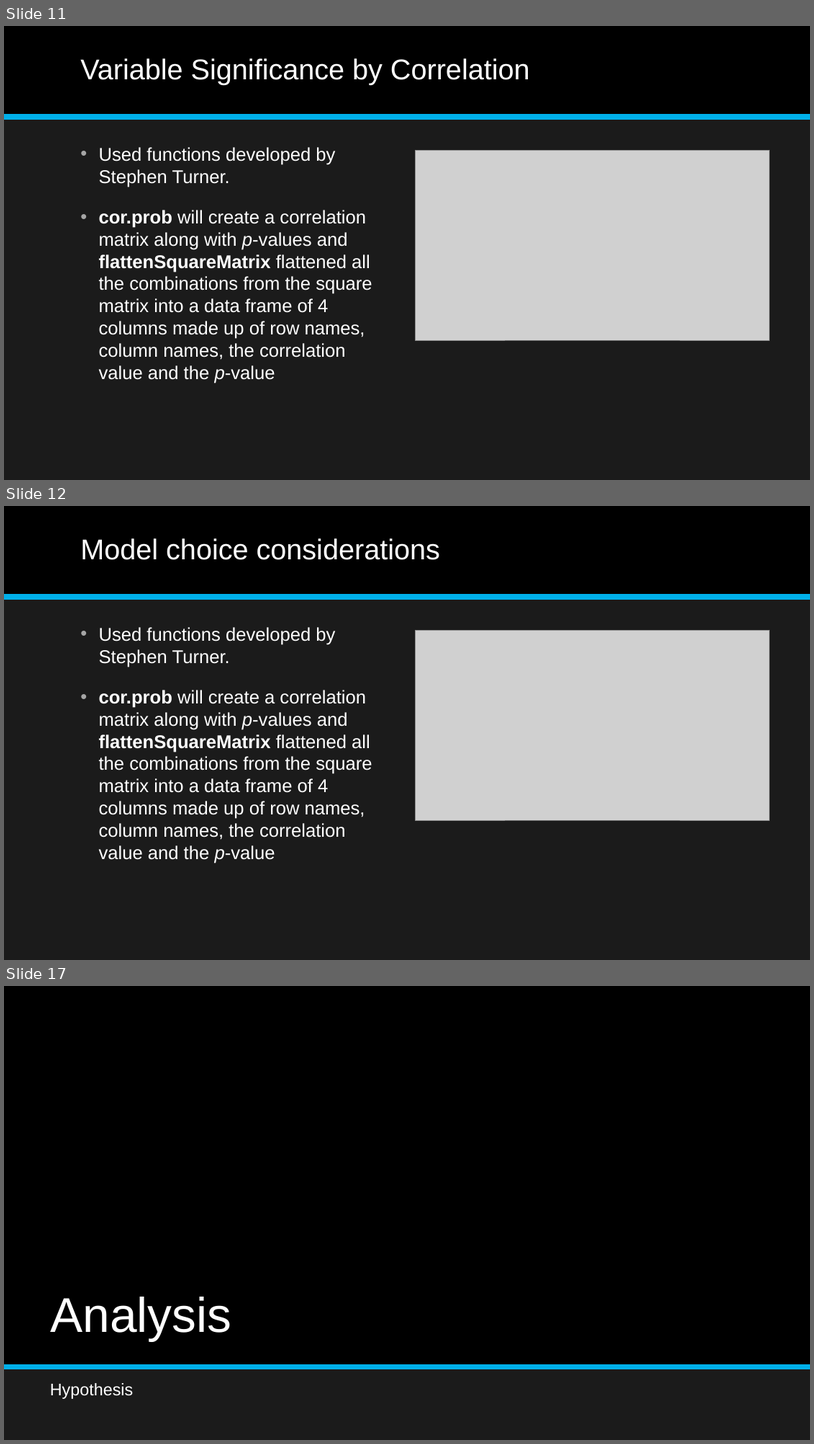
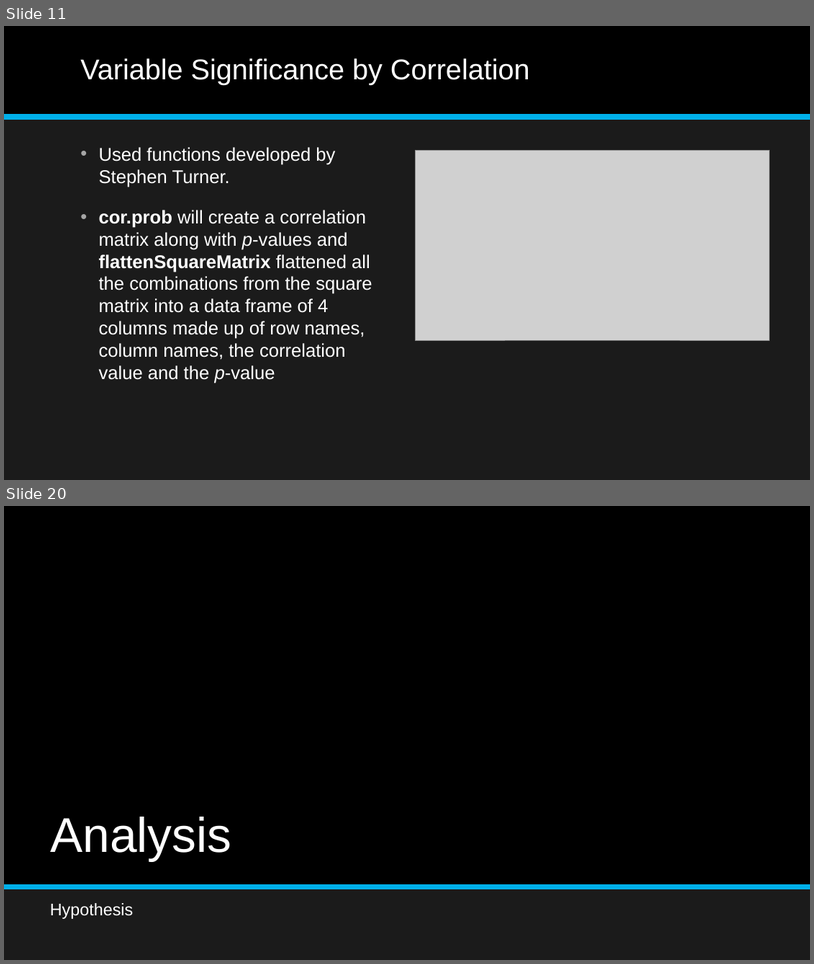
Before and after one commit to aajunwa/capstone, a slide deck: Student Alcohol Consumption Data Science Project.pptx. Shown one above the other, each under a label of ours: slides 11, 12 and 17 before the commit, slides 11 and 20 after it; the slides between them are not shown. The pictures are 814x1444 and 814x964 pixels, drawn with LibreOffice and Linux fonts; fonts in the diff are those of the drawing; grey boxes stand for pictures. Boxes give left, top, right and bottom in pixels: in the first picture for what was removed or moved away, otherwise in the second. Text is boxed around its words. In the diff, an @@ line names an element or a change of style, - is before the commit and + after.

```diff
--- a/Student Alcohol Consumption Data Science Project.pptx
+++ b/Student Alcohol Consumption Data Science Project.pptx
@@ slide 12 removed at [4, 506, 810, 960], background #1B1B1B; not listed: 2 template elements that a slide beside it also shows @@
@@ title removed at [80, 538, 440, 560] @@
-Model choice considerations
@@ text removed at [99, 627, 372, 863] @@
-• Used functions developed by Stephen Turner.
-• cor.prob will create a correlation matrix along with p-values and flattenSquareMatrix flattened all the combinations from the square matrix into a data frame of 4 columns made up of row names, column names, the correlation value and the p-value
@@ picture removed at [415, 630, 770, 820] @@
@@ what was slide 17 is now slide 20 @@
```
Also in this commit, not shown: 4 slides changed, 6 slides added, 2 other slides removed, 7 other files.
